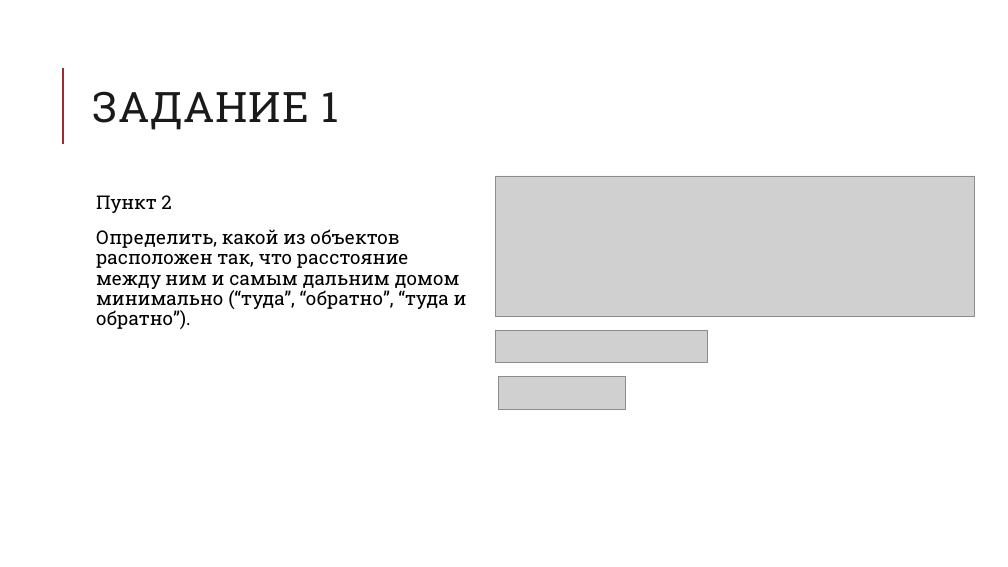
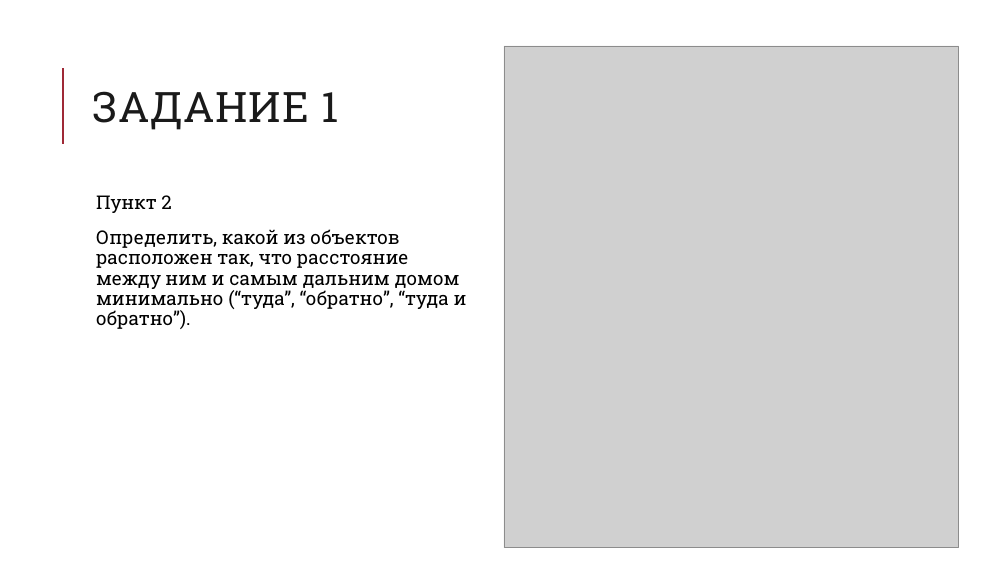
Before and after one commit to oksanamda/OSM-Graphs, a slide deck: slide 16 of docs/OSM Ufa Presentation.pptx. Drawn at 1008x567 pixels with LibreOffice and Linux fonts; fonts in the diff are those of the drawing; grey boxes stand for pictures. Boxes give left, top, right and bottom in pixels: in the first picture for what was removed or moved away, otherwise in the second. Text is boxed around its words. In the diff, an @@ line names an element or a change of style, - is before the commit and + after.

```diff
--- a/docs/OSM Ufa Presentation.pptx
+++ b/docs/OSM Ufa Presentation.pptx
@@ picture added at (504, 46, 959, 548) @@
@@ picture removed at (495, 176, 975, 316) @@
@@ picture removed at (495, 330, 708, 363) @@
@@ picture removed at (498, 377, 625, 409) @@
```
Also in this commit, not shown: 6 other slides changed, 1 slide added, 1 other file.
